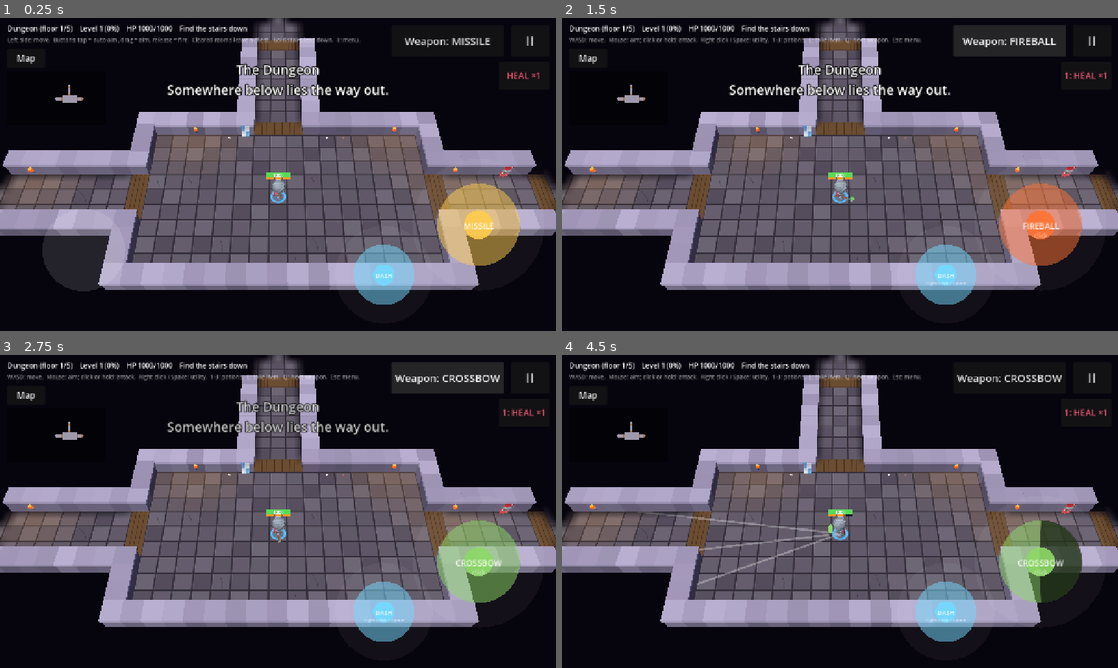
Above: before the commit, frames 1-4 (two rows, left to right).
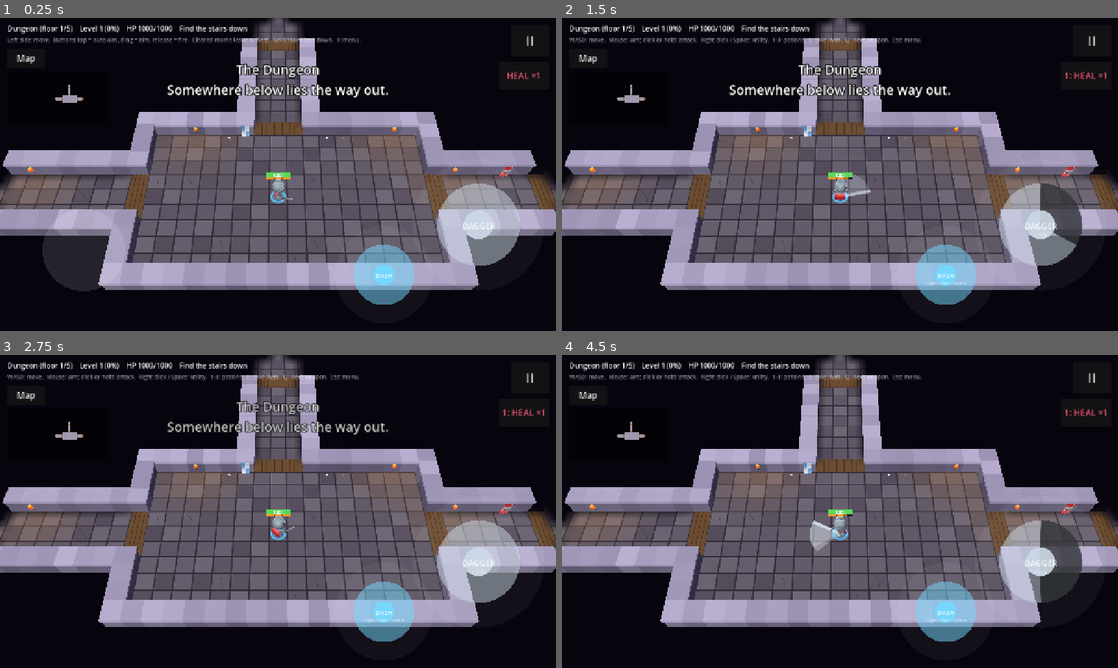
Above: after the commit, the same moments.

Repository: Zenb0t/toto
Game: Godot game, scene res://scenes/main.tscn
Same seed, same stepped clock (60 frames per second), same inputs: the game is played once before the commit and once after it.
Inputs (mouse positions are in pixels of both pictures, inside the frame that each line leads up to):
- Up to frame 1 (0.25 s): no input
- Up to frame 2 (1.5 s): click (1006, 39) at 0.5 s, where only the run before the commit has a clickable "Weapon: MISSILE"; click (1006, 39) at 1.25 s, where only the run before the commit has a clickable "Weapon: SWORD"
- Up to frame 3 (2.75 s): click (444, 376) at 2 s, where only the run before the commit has a clickable "Weapon: FIREBALL"
- Up to frame 4 (4.5 s): tap Enter at 2.75 s; drag from (617, 436) to (895, 442) at 2.77 s; click "II" at 3.5 s; drag from (728, 527) to (812, 574) at 4.27 s

The runs differ from the first frame. In frame 1, 3.3% of the frame differs, in the area x 49-94%, y 6-80%; in frame 2, 5.4%, in the area x 48-94%, y 2-80%; in frame 3, 5.2%; in frame 4, 4.2%.

Commit message:
Start runs with the Dagger; hide the weapon switch behind a Tune setting
The Dagger is a Sword subclass: reach 55, 70 degree arc, 100 damage, 0.6 s reload
(issue #8). Magic Missile stays an enemy weapon and a findable one. The HUD weapon
switch is hidden unless Tune > Controls > Show weapon switch is on.

Co-Authored-By: Claude Sonnet 5.5 <noreply@anthropic.com>
Claude-Session: https://claude.ai/code/session_016PSkpkCVKEeHcfeqCmJRum

Diff:
--- a/scripts/actors/player.gd
+++ b/scripts/actors/player.gd
@@ -40,7 +40,7 @@
 		return _wielder.weapon
 var utility: Utility = Dash.new()
 
-var _wielder := Wielder.new(MagicMissile.new())
+var _wielder := Wielder.new(Dagger.new())
 var _move_input := Vector2.ZERO
 var _utility_cooldown := Cooldown.new(utility.cooldown)
 var _dash_direction := Vector2.ZERO
--- /dev/null
+++ b/scripts/equipment/dagger.gd
@@ -0,0 +1,19 @@
+class_name Dagger
+extends Sword
+## The starter weapon: a quick jab. Shorter, narrower and weaker than the sword, but it reloads faster.
+## Two stabs kill a goblin, so the first fights are winnable, and found weapons are still worth finding.
+
+
+func _init() -> void:
+	super()
+	id = "dagger"
+	display_name = "Dagger"
+	description = "A quick, short stab in front of you."
+	button_label = "DAGGER"
+	color = Color(0.8, 0.85, 0.9)
+	reload = 0.6
+	windup = 0.08
+	reach = 55.0
+	arc_degrees = 70.0
+	damage = 100
+	sweep_seconds = 0.1
--- a/scripts/equipment/magic_missile.gd
+++ b/scripts/equipment/magic_missile.gd
@@ -1,6 +1,6 @@
 class_name MagicMissile
 extends Weapon
-## The starter weapon, Dungeon Crawl's first spell: a single bolt of magic.
+## Dungeon Crawl's first spell: a single bolt of magic. Goblins and apprentices cast it, and it can be found.
 ## Its id stays "wand" (what it was first called), so saved tuning keeps working.
 
 var shot_speed := 360.0
--- a/scripts/main.gd
+++ b/scripts/main.gd
@@ -536,6 +536,7 @@
 	_player.move_speed = GameTuning.player_move_speed(tuning)
 	_world.framing = GameTuning.camera_framing(tuning)
 	_world.set_wall_height(GameTuning.wall_height(tuning))
+	_weapon_switch.visible = GameTuning.shows_weapon_switch(tuning)
 	_equip(GameTuning.weapon(tuning, _weapon_id), GameTuning.utility(tuning, _utility_id))
 	_attack_button.dead_zone = GameTuning.weapon_dead_zone(tuning)
 	_utility_button.dead_zone = GameTuning.utility_dead_zone(tuning)
@@ -581,7 +582,8 @@
 	_pause_menu.return_to_panel()
 
 
-## Testing aid: cycles through every weapon, keeping each one's own tuning. Runs still start with the MagicMissile.
+## Testing aid: cycles through every weapon, keeping each one's own tuning. Runs still start with the Dagger, and
+## the HUD button stays hidden unless Tune → Controls shows it (the keyboard key always works).
 func _on_weapon_switch_pressed() -> void:
 	_weapon_id = GameTuning.next_weapon_id(_weapon_id)
 	_apply_tuning(_tuning)
--- a/scripts/tuning/game_tuning.gd
+++ b/scripts/tuning/game_tuning.gd
@@ -19,6 +19,7 @@
 const CONTROLS_BUTTON_CATCH := "controls.button_catch"
 const CONTROLS_HAPTIC := "controls.haptic_ms"
 const CONTROLS_DRAG_REACH := "controls.drag_reach"
+const CONTROLS_SHOW_WEAPON_SWITCH := "controls.show_weapon_switch"
 ## A short buzz, in milliseconds, when an aim comes back into the dead zone.
 const DEFAULT_HAPTIC_MS := 20
 const LOOT_ENEMY_DROP_CHANCE := "loot.enemy_drop_chance"
@@ -35,15 +36,15 @@
 const CONTROLS_GROUP := "Controls"
 const CAMERA_GROUP := "Camera"
 const EQUIPPED_MARK := "  (equipped)"
-const DEFAULT_WEAPON_ID := "wand"
+const DEFAULT_WEAPON_ID := "dagger"
 const DEFAULT_UTILITY_ID := "dash"
 
 
 ## Every weapon, in the order the quick switch cycles through them.
 static func weapons() -> Array[Weapon]:
 	return [
-		MagicMissile.new(), Sword.new(), Fireball.new(), Crossbow.new(), LightningBolt.new(), MephiticCloud.new(),
-		Battleaxe.new(), Knuckles.new(),
+		Dagger.new(), MagicMissile.new(), Sword.new(), Fireball.new(), Crossbow.new(), LightningBolt.new(),
+		MephiticCloud.new(), Battleaxe.new(), Knuckles.new(),
 	]
 
 
@@ -150,6 +151,8 @@
 			CONTROLS_DRAG_REACH, "Full drag reach (x button)", CONTROLS_GROUP, 1, 4, 0.1, AimButton.DEFAULT_DRAG_REACH),
 		Tuning.Param.new(CONTROLS_HAPTIC, "Haptic buzz (ms, 0 = off)", CONTROLS_GROUP, 0, 80, 5, DEFAULT_HAPTIC_MS),
 		Tuning.Param.new(
+			CONTROLS_SHOW_WEAPON_SWITCH, "Show weapon switch (0 = hide)", CONTROLS_GROUP, 0, 1, 1, 0),
+		Tuning.Param.new(
 			CAMERA_PITCH, "Tilt (90 = top-down)", CAMERA_GROUP, 30, 90, 1, CameraFraming.DEFAULT_PITCH_DEGREES),
 		Tuning.Param.new(
 			CAMERA_DISTANCE, "Distance (cells)", CAMERA_GROUP, 6, 30, 0.5, CameraFraming.DEFAULT_DISTANCE),
@@ -305,6 +308,11 @@
 	return roundi(tuning.value(CONTROLS_HAPTIC))
 
 
+## Whether the HUD shows the weapon switch, a testing aid that cycles through every weapon.
+static func shows_weapon_switch(tuning: Tuning) -> bool:
+	return tuning.value(CONTROLS_SHOW_WEAPON_SWITCH) >= 1.0
+
+
 static func camera_framing(tuning: Tuning) -> CameraFraming:
 	var framing := CameraFraming.new()
 	framing.pitch_degrees = tuning.value(CAMERA_PITCH)
--- a/scripts/view3d/models/character_look.gd
+++ b/scripts/view3d/models/character_look.gd
@@ -77,7 +77,7 @@
 ## The model in hand for a weapon.
 static func weapon_model(weapon_id: String) -> String:
 	match weapon_id:
-		"sword":
+		"sword", "dagger":
 			return "sword_1handed"
 		"battleaxe":
 			return "axe_2handed"
@@ -95,7 +95,7 @@
 ## The animation of one attack with a weapon.
 static func attack_animation(weapon_id: String) -> String:
 	match weapon_id:
-		"sword":
+		"sword", "dagger":
 			return "1H_Melee_Attack_Slice_Horizontal"
 		"battleaxe":
 			return "2H_Melee_Attack_Slice"
--- a/tests/unit/test_game_tuning.gd
+++ b/tests/unit/test_game_tuning.gd
@@ -41,8 +41,22 @@
 	assert_eq(bolts, 5)
 
 
-func test_an_unknown_weapon_falls_back_to_the_starter_wand() -> void:
-	assert_eq(GameTuning.weapon(GameTuning.create(), "banana").id, "wand")
+func test_an_unknown_weapon_falls_back_to_the_starter_dagger() -> void:
+	assert_eq(GameTuning.weapon(GameTuning.create(), "banana").id, "dagger")
+
+
+func test_runs_start_with_the_dagger_and_the_magic_missile_is_still_a_weapon() -> void:
+	assert_eq(RunState.new().weapon_id, "dagger")
+	assert_has(GameTuning.weapon_ids(), "wand")
+
+
+func test_the_weapon_switch_is_hidden_until_tune_shows_it() -> void:
+	var tuning := GameTuning.create()
+	assert_false(GameTuning.shows_weapon_switch(tuning))
+
+	tuning.set_value(GameTuning.CONTROLS_SHOW_WEAPON_SWITCH, 1)
+
+	assert_true(GameTuning.shows_weapon_switch(tuning))
 
 
 func test_the_quick_switch_visits_every_weapon_and_wraps_around() -> void:
--- a/tests/unit/test_weapons.gd
+++ b/tests/unit/test_weapons.gd
@@ -31,6 +31,34 @@
 	assert_eq(swing.origin, ORIGIN)
 	assert_eq(swing.reach, sword.reach)
 	assert_eq(swing.arc_degrees, sword.arc_degrees)
+
+
+func test_the_dagger_stabs_a_short_arc_from_the_player() -> void:
+	var dagger := Dagger.new()
+
+	var stab: Slash = dagger.attacks(ORIGIN, Vector2.RIGHT, 0.0)[0]
+
+	assert_eq(stab.origin, ORIGIN)
+	assert_eq(stab.reach, dagger.reach)
+	assert_eq(stab.arc_degrees, dagger.arc_degrees)
+
+
+func test_the_dagger_reaches_less_and_hits_lighter_than_the_sword_but_reloads_faster() -> void:
+	var dagger := Dagger.new()
+	var sword := Sword.new()
+
+	assert_lt(dagger.reach, sword.reach)
+	assert_lt(dagger.arc_degrees, sword.arc_degrees)
+	assert_lt(dagger.damage, sword.damage)
+	assert_lt(dagger.reload, sword.reload)
+
+
+func test_two_dagger_stabs_kill_a_goblin_and_three_kill_a_bandit() -> void:
+	var damage := Dagger.new().damage
+
+	assert_lte(Bestiary.by_id("goblin").max_health, damage * 2)
+	assert_lte(Bestiary.by_id("bandit").max_health, damage * 3)
+	assert_gt(Bestiary.by_id("bandit").max_health, damage * 2)
 
 
 func test_the_fireball_is_lobbed_to_land_where_it_was_aimed() -> void:
Not shown, added: scripts/equipment/dagger.gd.uid
Not shown, changed: README.md
Not shown, changed: docs/design.md
